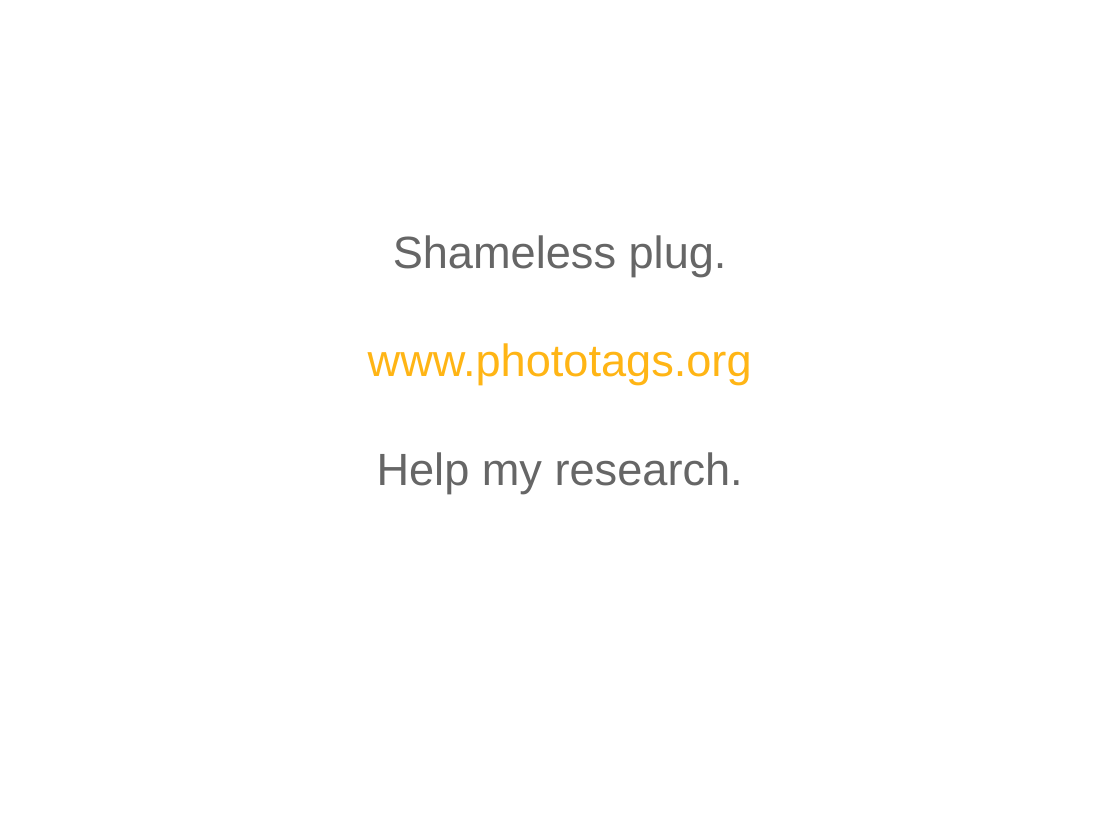
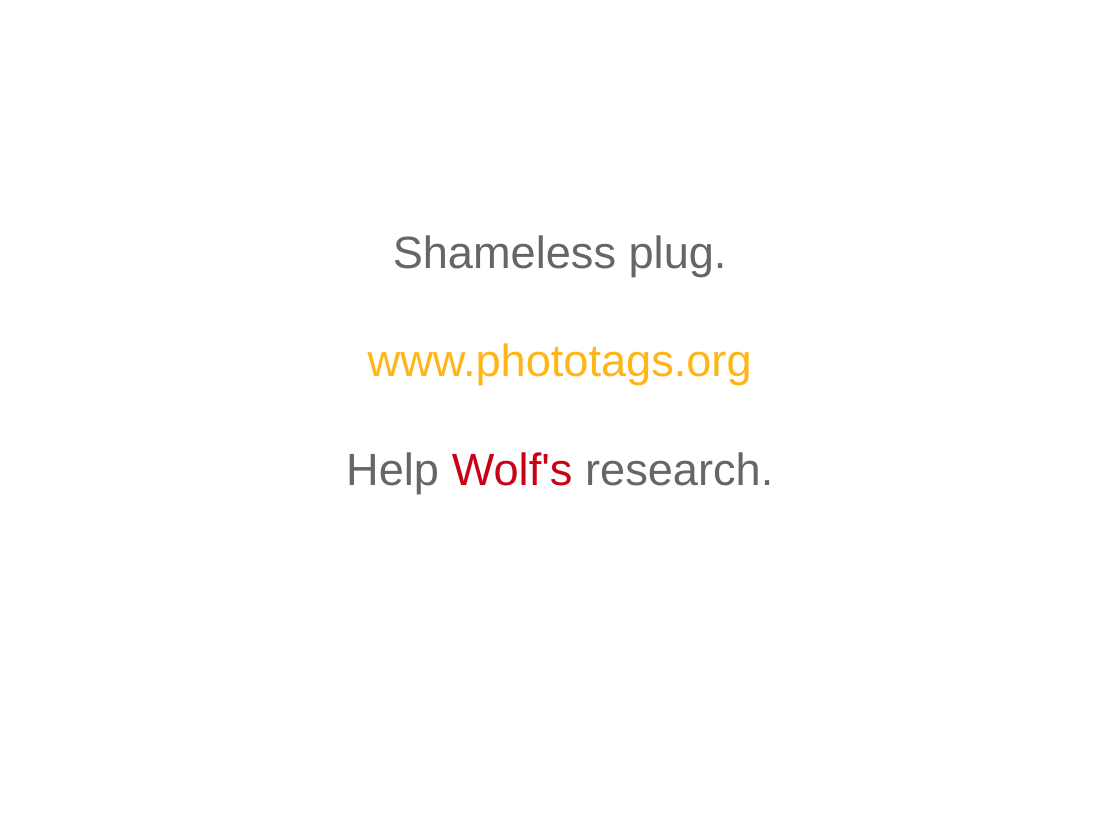
Before and after one commit to theonewolf/15-441-Recitation-Sessions, a slide deck: slide 55 of recitation4/src/recitation4.odp (slide 35 before the commit). Drawn at 1120x840 pixels with LibreOffice and Linux fonts; fonts in the diff are those of the drawing. Boxes give left, top, right and bottom in pixels: in the first picture for what was removed or moved away, otherwise in the second. Text is boxed around its words. In the diff, an @@ line names an element or a change of style, - is before the commit and + after.

```diff
--- a/recitation4/src/recitation4.odp
+++ b/recitation4/src/recitation4.odp
@@ subtitle at [346,452,773,493]: text changed @@
-Help my research.
+Help Wolf's research.
```
Also in this commit, not shown: 12 other slides changed, 30 slides added, 10 slides removed, 4 other files.
